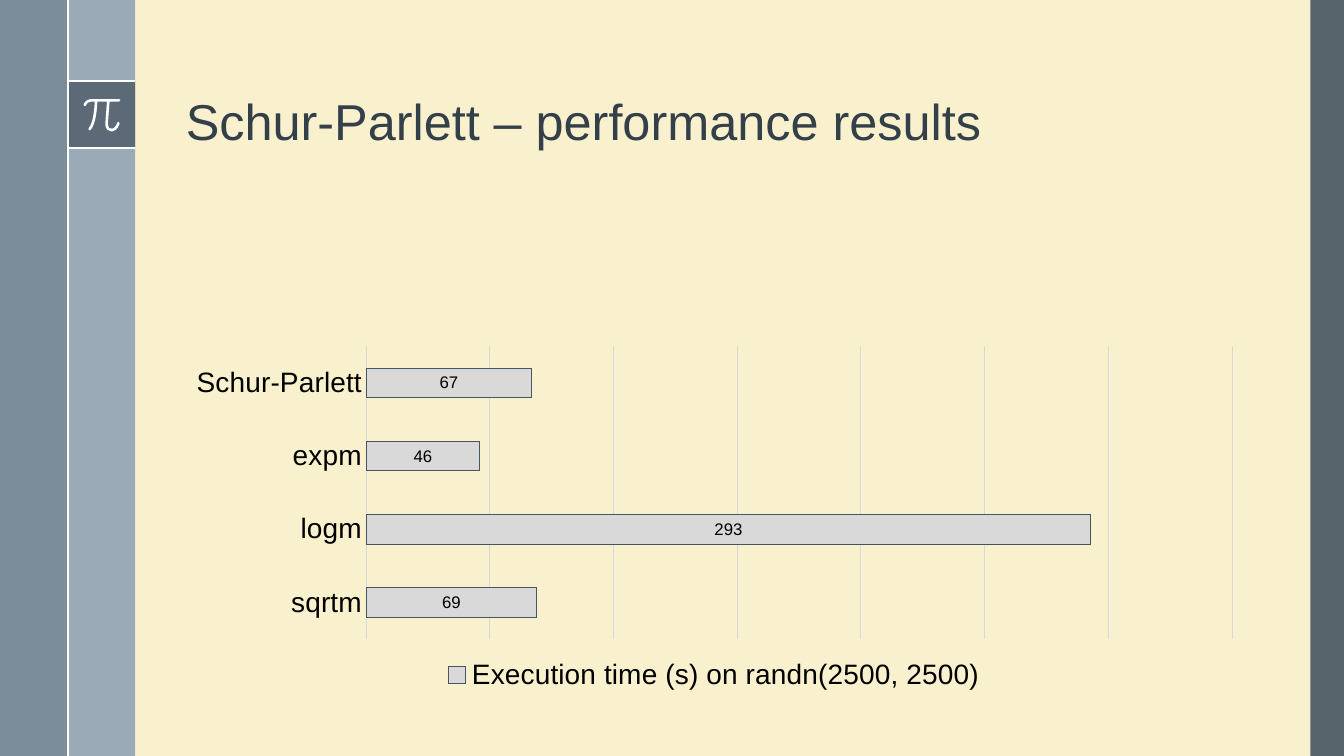
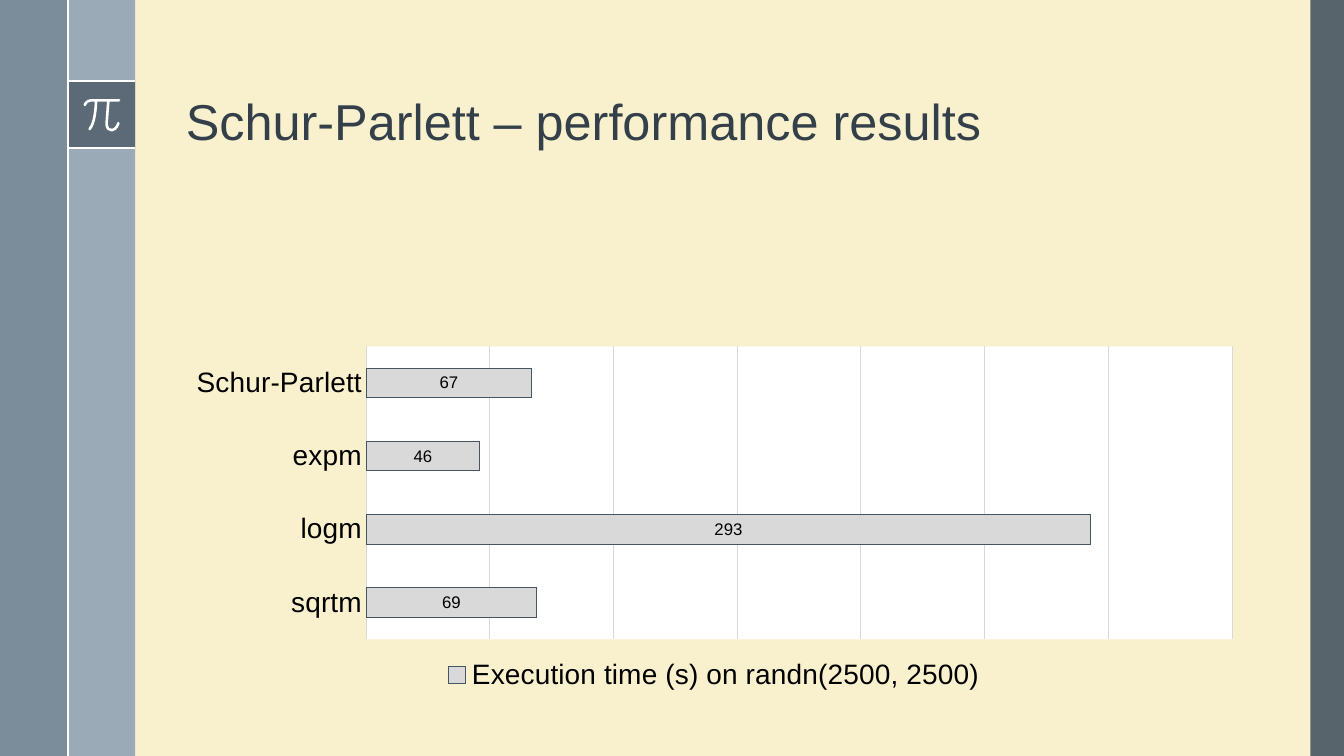
Before and after one commit to robzan8/MatFun.jl, a slide deck: slide 9 of docs/slides pd2ggaln/MatFun.pptx. Drawn at 1344x756 pixels with LibreOffice and Linux fonts; fonts in the diff are those of the drawing; grey boxes stand for pictures. Boxes give left, top, right and bottom in pixels: in the first picture for what was removed or moved away, otherwise in the second. Text is boxed around its words. In the diff, an @@ line names an element or a change of style, - is before the commit and + after.

```diff
--- a/docs/slides pd2ggaln/MatFun.pptx
+++ b/docs/slides pd2ggaln/MatFun.pptx
@@ bar stacked chart at [175,340,1254,697] @@
@@ background changed @@
```
Also in this commit, not shown: 2 other slides changed, 7 slides added, 4 slides removed, 12 other files.
